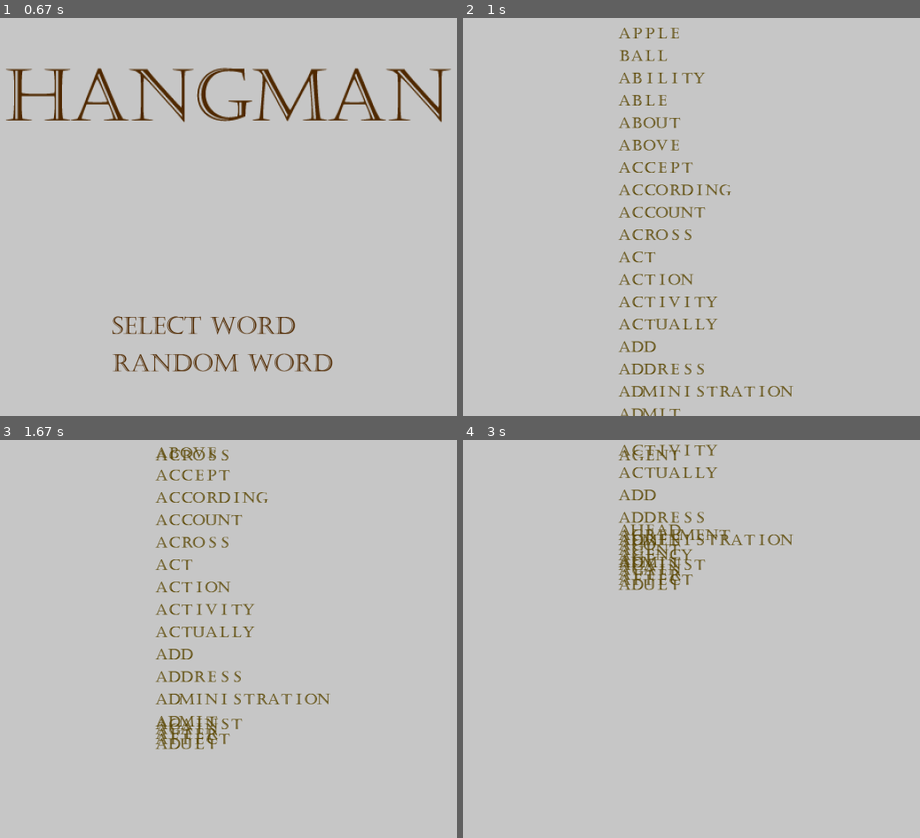
Above: before the commit, frames 1-4 (two rows, left to right).
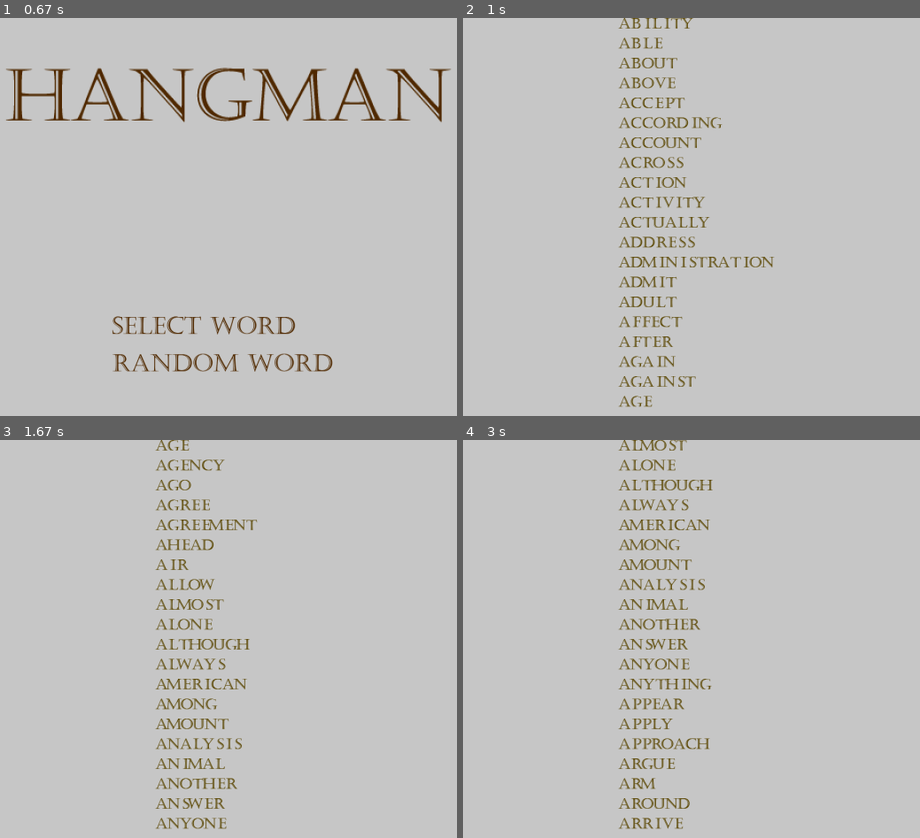
Above: after the commit, the same moments.

Repository: OM3G424747/Pygame_Hangman
Game: pygame game, started from Hangman_Game.py
The game is run twice, just before and just after one commit, with the same random seed, the same clock (stepped at 60 frames per second) and the same inputs.
Inputs (mouse positions are in pixels of both pictures, inside the frame that each line leads up to):
- Up to frame 1 (0.67 s): click (214, 360) at 0.38 s
- Up to frame 2 (1 s): click (664, 324) at 0.72 s
- Up to frame 3 (1.67 s): hold Up 1-1.47 s; move the mouse to (outside the picture) at 1.03 s; hold Down from 1.5 s (still down)
- Up to frame 4 (3 s): release Down at 1.8 s; hold Up 1.83-2.2 s; hold Down 2.23-2.6 s; hold Up 2.63-2.93 s; hold Down from 2.97 s (still down)

Frame 1 is identical in both runs. In frame 2, 5.9% of the frame differs, in the area x 33-73%, y 0-100%; in frame 3, 5.9%; in frame 4, 5.8%.

Commit message:
updated word list txt file
updated word list selection for faster scrolling

updated word list text file and filtered out more verbs and adjectives

Diff:
--- a/Hangman_Game.py
+++ b/Hangman_Game.py
@@ -26,10 +26,10 @@
 #TextWidth Dictionary contains width settings for each of the letters being used
 textWidth =  {"A": 26, "B": 20, "C": 22, "D": 26, "E": 17, "F": 17, "G": 24, "H": 28, "I": 13, "J": 16, "K": 25, "L": 19, "M": 33, "N": 28, "O": 25, "P": 19, "Q": 27, "R": 24, "S": 14, "T": 22, "U": 25, "V": 25, "W": 34, "X": 28, "Y": 25, "Z": 20}
 #TextCentering Dictionary includes spacing to help center the text images based on their size
-textCentering = {"A": 1, "B": 3, "C": 4, "D": 1, "E": 6, "F": 6, "G": 4, "H": 0, "I": 8, "J": 7, "K": 1, "L": 5, "M": -2, "N": 0, "O": 1, "P": 5, "Q": -4, "R": 4, "S": 9, "T": 4, "U": 1, "V": 1, "W": -3, "X": 0, "Y": 1, "Z": 3}
+textCentering = {"A": 1, "B": 2, "C": 2, "D": 0, "E": 5, "F": 6, "G": 2, "H": 0, "I": 7, "J": 7, "K": 1, "L": 4, "M": -2, "N": 0, "O": 1, "P": 5, "Q": -4, "R": 3, "S": 7, "T": 3, "U": 1, "V": 2, "W": -3, "X": 0, "Y": 1, "Z": 3}
 Clock = pygame.time.Clock()
 Alphabet = ["A", "B", "C", "D", "E", "F", "G", "H", "I", "J", "K", "L", "M", "N", "O", "P", "Q", "R", "S", "T", "U", "V", "W", "X", "Y", "Z"]
-Word_List = ["Apple", "Ball" ]
+Word_List = []
 OpenFile = "assets/wordList.txt"
 OpenFile = open(OpenFile)
 for line in OpenFile:
@@ -164,10 +164,9 @@
             counter = counter + 1
             if counter > len(string):
                 counter = 0
-
         else:
             Game_Screen.blit(pygame.transform.scale(pygame.image.load("assets/"+Letter.capitalize()+".png"), (textWidth[Letter.capitalize()] , 21)),(X_posList[counter] + textCentering[Letter.capitalize()],Y_pos))
-            X_posList.append( X_posList[counter] + spacing )#+ textCentering[Letter.capitalize()])
+            X_posList.append( X_posList[counter] + spacing - textCentering[Letter.capitalize()] )#+ textCentering[Letter.capitalize()])
             counter = counter + 1
             if counter > len(string):
                 counter = 0
@@ -539,66 +538,46 @@
                 elif ChooseWord == True:
 
                     startingX_pos = 650
-                    startingY_pos = 20
-
+                    startingY_pos = -40
+                    textHeight = 21
                     Counter = 0
                     startingRange = 1
-                    endingRange = 20
-                    scrollSpeed = 10
-                    spaceBetweenWords = 45
+                    endingRange = 23
+                    scrollSpeed = 40
+                    spaceBetweenWords = 40
 
                     #create list with the list positions for words
                     #SelectionY_pos list moved to outside of gameloop, or else text won't move
 
                     for i in range(startingRange,endingRange):
-
-                        SelectionY_pos.append(startingY_pos)
-                        selectionRangeList.append(Counter)
-
+                        if len(selectionRangeList) < endingRange - 1:
+                            SelectionY_pos.append(startingY_pos)
+                            selectionRangeList.append(Counter)
                         Counter = Counter + 1
                         startingY_pos = startingY_pos + spaceBetweenWords
 
-
+                        stringToText(Word_List[selectionRangeList[i-1]], startingX_pos, SelectionY_pos[i-1], self.Game_Screen)
 
                         if keys[pygame.K_DOWN] == True:
-                            stringToText(Word_List[selectionRangeList[i-1]], startingX_pos, SelectionY_pos[i-1], self.Game_Screen) #use list of numbers to blit a different word onto the screan, and increase those numbers as the screen scrolls down
-                            if SelectionY_pos[startingRange - 1] >= 30 and startingRange == 1:
-                                scrollSpeed = 0
-                                SelectionY_pos[startingRange - 1] = 20
+                            #use list of numbers to blit a different word onto the screan, and increase those numbers as the screen scrolls down
                             SelectionY_pos[i-1] = SelectionY_pos[i-1] + scrollSpeed
-
+                            if SelectionY_pos[i-1] >= Screen_Height + spaceBetweenWords :
+                                selectionRangeList[i-1] = selectionRangeList[i-1] - endingRange
+                                print(selectionRangeList)
+                                SelectionY_pos[i-1] = 0 - spaceBetweenWords
 
                         elif keys[pygame.K_UP] == True: #continue Here - add a selection to increment the list
-                            stringToText(Word_List[selectionRangeList[i-1]], startingX_pos, SelectionY_pos[i-1], self.Game_Screen)
                             SelectionY_pos[i-1] = SelectionY_pos[i-1] - scrollSpeed
-                            if SelectionY_pos[0] <= -20:
-
-                                #TODO - fix list selection - use star list as referance - change and loop when it meets the edge
-                                selectionRangeList[i-1] = selectionRangeList[i-1] + 1
-                                if i <= endingRange -2:
-                                    SelectionY_pos[i-1] = SelectionY_pos[i]
-                                elif i == endingRange -1:
-                                    SelectionY_pos[-1] = SelectionY_pos[i-1] + spaceBetweenWords
-                                    selectionRangeList[-1] = selectionRangeList[i-1] + 1
-
-
-
-
-
-
+                            if SelectionY_pos[i-1] < 0 - spaceBetweenWords :
+                                selectionRangeList[i-1] = selectionRangeList[i-1] + endingRange
+                                print(selectionRangeList)
+                                SelectionY_pos[i-1] = Screen_Height
 
                         else:
                             SelectionY_pos[i-1] = SelectionY_pos[i-1]
-                            stringToText(Word_List[i-1], startingX_pos, SelectionY_pos[i-1], self.Game_Screen)
-
-                    """
-                    if keys[pygame.K_DOWN] == True:
-                        print("YUPITsWORKING")
-                        for num in range(len(SelectionY_pos)):
-                            print (SelectionY_pos[num])
-                            SelectionY_pos[num] = SelectionY_pos[num] + 1
-                            stringToText(Word_List[num - 1], startingX_pos, SelectionY_pos[num - 1], self.Game_Screen)
-                    """
+                            #stringToText(Word_List[i-1], startingX_pos, SelectionY_pos[i-1], self.Game_Screen)
+
+
 
 
 
--- a/assets/wordList.txt
+++ b/assets/wordList.txt
@@ -1,3 +1,4 @@
+young
 ability
 able
 about
@@ -6,11 +7,9 @@
 according
 account
 across
-act
 action
 activity
 actually
-add
 address
 administration
 admit
@@ -101,7 +100,6 @@
 box
 boy
 break
-bring
 brother
 budget
 build
@@ -136,28 +134,20 @@
 charge
 check
 child
-choice
-choose
 church
 citizen
 city
 civil
 claim
 class
-clear
-clearly
-close
 coach
 cold
 collection
 college
 color
-come
 commercial
-common
 community
 company
-compare
 computer
 concern
 condition
@@ -169,7 +159,6 @@
 continue
 control
 cost
-could
 country
 couple
 course
@@ -206,7 +195,6 @@
 determine
 develop
 development
-die
 difference
 different
 difficult
@@ -241,7 +229,6 @@
 either
 election
 employee
-end
 energy
 enjoy
 enough
@@ -251,11 +238,8 @@
 environmental
 especially
 establish
-even
 evening
 event
-ever
-every
 everybody
 everyone
 everything
@@ -272,16 +256,12 @@
 face
 fact
 factor
-fail
 fall
 family
-far
-fast
 father
 fear
 federal
-feel
-feeling
+feelings
 few
 field
 fight
@@ -291,7 +271,6 @@
 final
 finally
 financial
-find
 fine
 finger
 finish
@@ -306,17 +285,14 @@
 follow
 food
 foot
-for
 force
 foreign
 forget
-form
 former
 forward
 four
 free
 friend
-from
 front
 full
 fund
@@ -326,11 +302,8 @@
 gas
 general
 generation
-get
 girl
-give
 glass
-go
 goal
 good
 government
@@ -349,7 +322,6 @@
 happen
 happy
 hard
-have
 head
 health
 hear
@@ -357,10 +329,8 @@
 heat
 heavy
 help
-here
 high
 history
-hit
 hold
 home
 hope
@@ -463,17 +433,13 @@
 manage
 management
 manager
-many
 market
 marriage
 material
 matter
-maybe
-mean
 measure
 media
 medical
-meet
 meeting
 member
 memory
@@ -486,32 +452,24 @@
 million
 mind
 minute
-miss
 mission
 model
 modern
 moment
 money
 month
-more
 morning
-most
 mother
 mouth
-move
 movement
 movie
-much
 music
-must
 myself
 name
 nation
 national
 natural
 nature
-near
-nearly
 necessary
 need
 network
@@ -522,14 +480,12 @@
 next
 nice
 night
-none
 north
 note
 nothing
 notice
 number
 occur
-off
 offer
 office
 officer
@@ -537,7 +493,6 @@
 often
 oil
 old
-once
 one
 only
 onto
@@ -549,7 +504,6 @@
 organization
 other
 others
-out
 outside
 over
 owner
@@ -683,9 +637,7 @@
 rule
 run
 safe
-same
 save
-say
 scene
 school
 science
@@ -697,26 +649,19 @@
 second
 section
 security
-see
-seek
-seem
 sell
 send
 senior
 sense
 series
 serious
-serve
 service
 seven
 several
-sex
-sexual
 shake
 share
 shoot
 short
-shot
 should
 shoulder
 show
@@ -730,7 +675,6 @@
 sing
 single
 sister
-sit
 site
 situation
 six
@@ -812,23 +756,11 @@
 tend
 term
 test
-than
 thank
-that
-the
-their
-them
-themselves
-then
 theory
-there
-these
-they
 thing
 think
 third
-this
-those
 though
 thought
 thousand
@@ -844,7 +776,6 @@
 top
 total
 tough
-toward
 town
 trade
 traditional
@@ -865,13 +796,10 @@
 under
 understand
 unit
-until
-up
 upon
 usually
 value
 various
-very
 victim
 view
 violence
@@ -885,7 +813,6 @@
 war
 watch
 water
-way
 weapon
 wear
 week
@@ -893,27 +820,14 @@
 well
 west
 western
-what
 whatever
-when
-where
-whether
-which
-while
 white
-whole
-whom
-whose
-wide
 wife
-will
 win
 wind
 window
 wish
-with
-within
-without
+witch
 woman
 wonder
 word
@@ -921,11 +835,7 @@
 worker
 world
 worry
-would
-write
 writer
 wrong
 yard
-yeah
 year
-young
